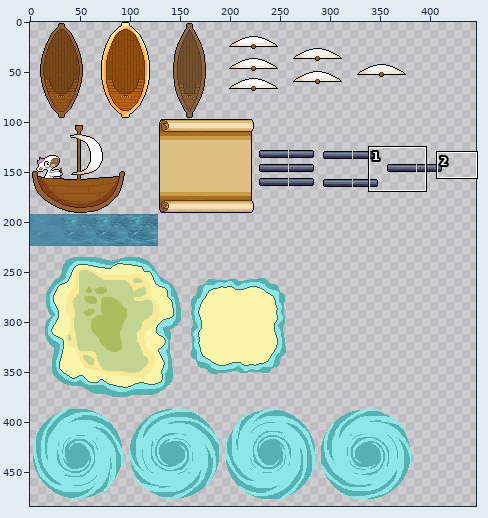
Two versions of one sprite sheet, src/org/titlepending/resources/images/ShipSS.png. The picture above shows the old version from afar; the outline marks the close-up.
Close-up. The starting point:
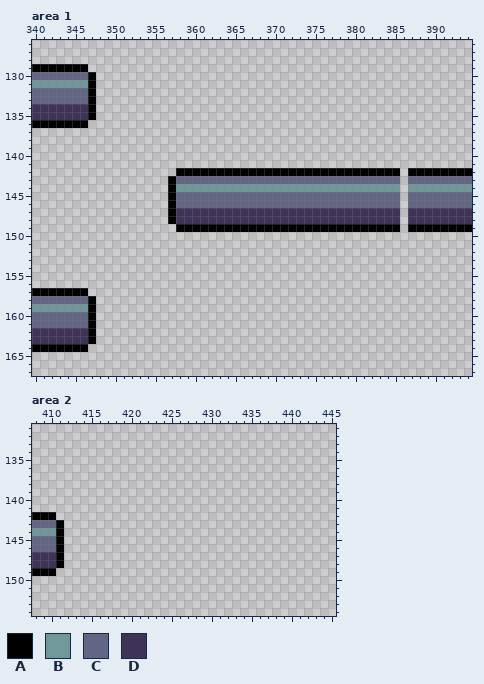
The file is 512x512 pixels. Pixels under 10% opacity are left out. Colours within 5 levels of each other are drawn and written as one. Shown: area 1: x 340..394, y 126..167; area 2: x 408..445, y 131..154. The wide view leaves out empty margins. The commit also changed other parts of the picture, which this record leaves out.
Palette (. is transparent): A #000000  B #70979a  C #636585  D #3f3258
Pixels before, area 1, first column x 340:
129 AAAAAAA................................................
130 CCCCCCCA...............................................
131 BBBBBBBA...............................................
132 CCCCCCCA...............................................
133 CCCCCCCA...............................................
134 DDDDDDDA...............................................
135 DDDDDDDA...............................................
136 AAAAAAA................................................
137 .......................................................
138 .......................................................
139 .......................................................
140 .......................................................
141 .......................................................
142 ..................AAAAAAAAAAAAAAAAAAAAAAAAAAAA.AAAAAAAA
143 .................ACCCCCCCCCCCCCCCCCCCCCCCCCCCC.CCCCCCCC
144 .................ABBBBBBBBBBBBBBBBBBBBBBBBBBBB.BBBBBBBB
145 .................ACCCCCCCCCCCCCCCCCCCCCCCCCCCC.CCCCCCCC
146 .................ACCCCCCCCCCCCCCCCCCCCCCCCCCCC.CCCCCCCC
147 .................ADDDDDDDDDDDDDDDDDDDDDDDDDDDD.DDDDDDDD
148 .................ADDDDDDDDDDDDDDDDDDDDDDDDDDDD.DDDDDDDD
149 ..................AAAAAAAAAAAAAAAAAAAAAAAAAAAA.AAAAAAAA
150 .......................................................
151 .......................................................
152 .......................................................
153 .......................................................
154 .......................................................
155 .......................................................
156 .......................................................
157 AAAAAAA................................................
158 CCCCCCCA...............................................
159 BBBBBBBA...............................................
160 CCCCCCCA...............................................
161 CCCCCCCA...............................................
162 DDDDDDDA...............................................
163 DDDDDDDA...............................................
164 AAAAAAA................................................
Pixels before, area 2, first column x 408:
142 AAA.
143 CCCA
144 BBBA
145 CCCA
146 CCCA
147 DDDA
148 DDDA
149 AAA.
Now the later version:
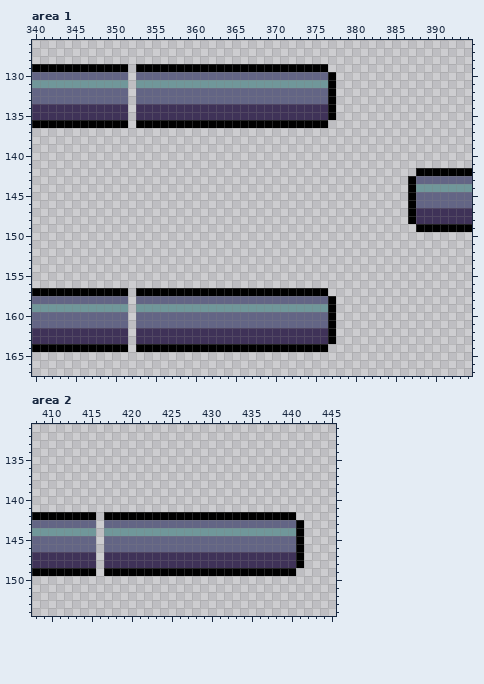
The edit:
Changed rows in their new state; - is an unchanged pixel.
Area 1:
first column x 347:
129 AAAAA-AAAAAAAAAAAAAAAAAAAAAAAA-
130 CCCCC-CCCCCCCCCCCCCCCCCCCCCCCCA
131 BBBBB-BBBBBBBBBBBBBBBBBBBBBBBBA
132 CCCCC-CCCCCCCCCCCCCCCCCCCCCCCCA
133 CCCCC-CCCCCCCCCCCCCCCCCCCCCCCCA
134 DDDDD-DDDDDDDDDDDDDDDDDDDDDDDDA
135 DDDDD-DDDDDDDDDDDDDDDDDDDDDDDDA
136 AAAAA-AAAAAAAAAAAAAAAAAAAAAAAA-
first column x 357:
142 -............................-.
143 .............................-A
144 .............................-A
145 .............................-A
146 .............................-A
147 .............................-A
148 .............................-A
149 -............................-.
first column x 347:
157 AAAAA-AAAAAAAAAAAAAAAAAAAAAAAA-
158 CCCCC-CCCCCCCCCCCCCCCCCCCCCCCCA
159 BBBBB-BBBBBBBBBBBBBBBBBBBBBBBBA
160 CCCCC-CCCCCCCCCCCCCCCCCCCCCCCCA
161 CCCCC-CCCCCCCCCCCCCCCCCCCCCCCCA
162 DDDDD-DDDDDDDDDDDDDDDDDDDDDDDDA
163 DDDDD-DDDDDDDDDDDDDDDDDDDDDDDDA
164 AAAAA-AAAAAAAAAAAAAAAAAAAAAAAA-
Area 2:
first column x 411:
142 AAAAA-AAAAAAAAAAAAAAAAAAAAAAAA-
143 CCCCC-CCCCCCCCCCCCCCCCCCCCCCCCA
144 BBBBB-BBBBBBBBBBBBBBBBBBBBBBBBA
145 CCCCC-CCCCCCCCCCCCCCCCCCCCCCCCA
146 CCCCC-CCCCCCCCCCCCCCCCCCCCCCCCA
147 DDDDD-DDDDDDDDDDDDDDDDDDDDDDDDA
148 DDDDD-DDDDDDDDDDDDDDDDDDDDDDDDA
149 AAAAA-AAAAAAAAAAAAAAAAAAAAAAAA-
